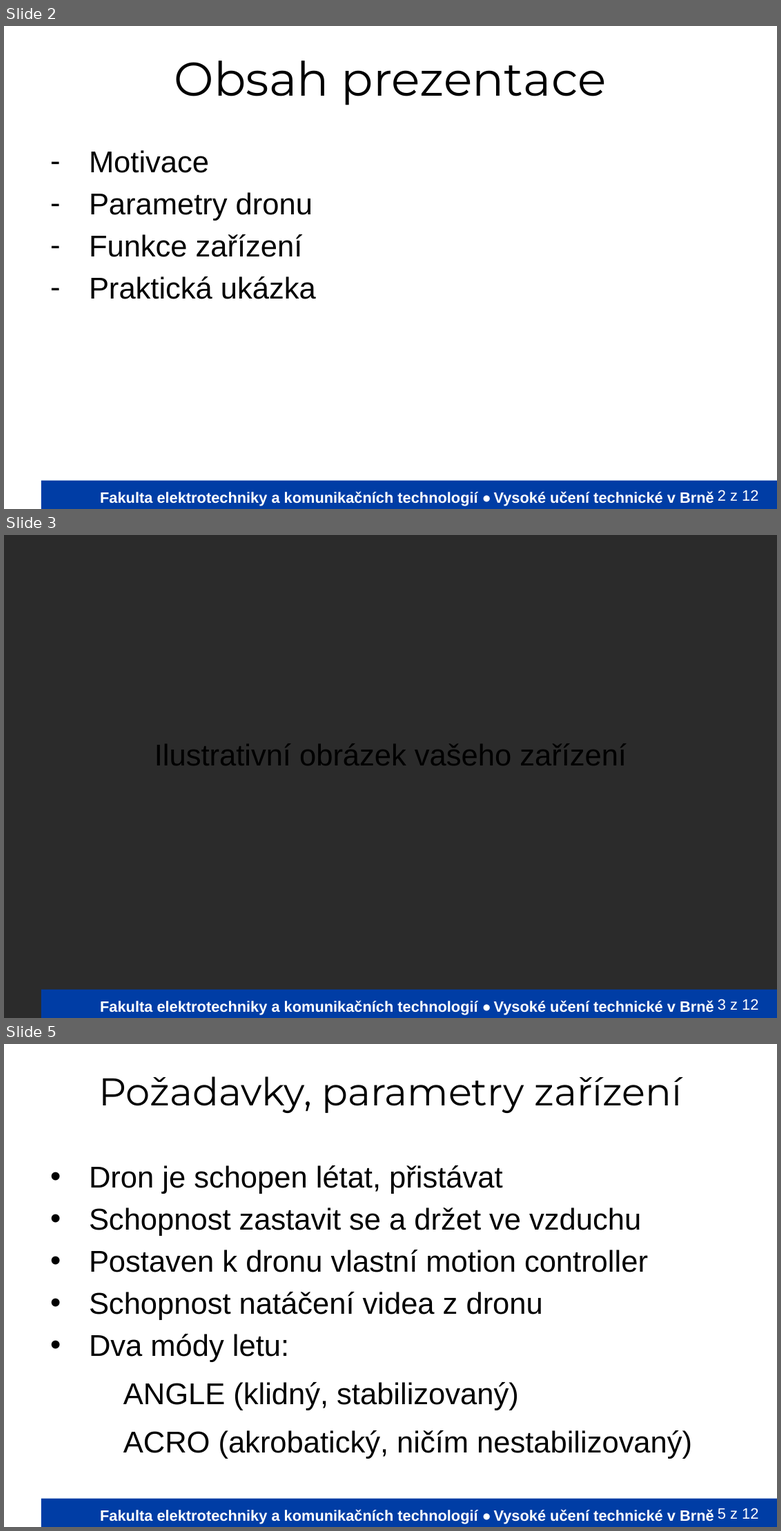
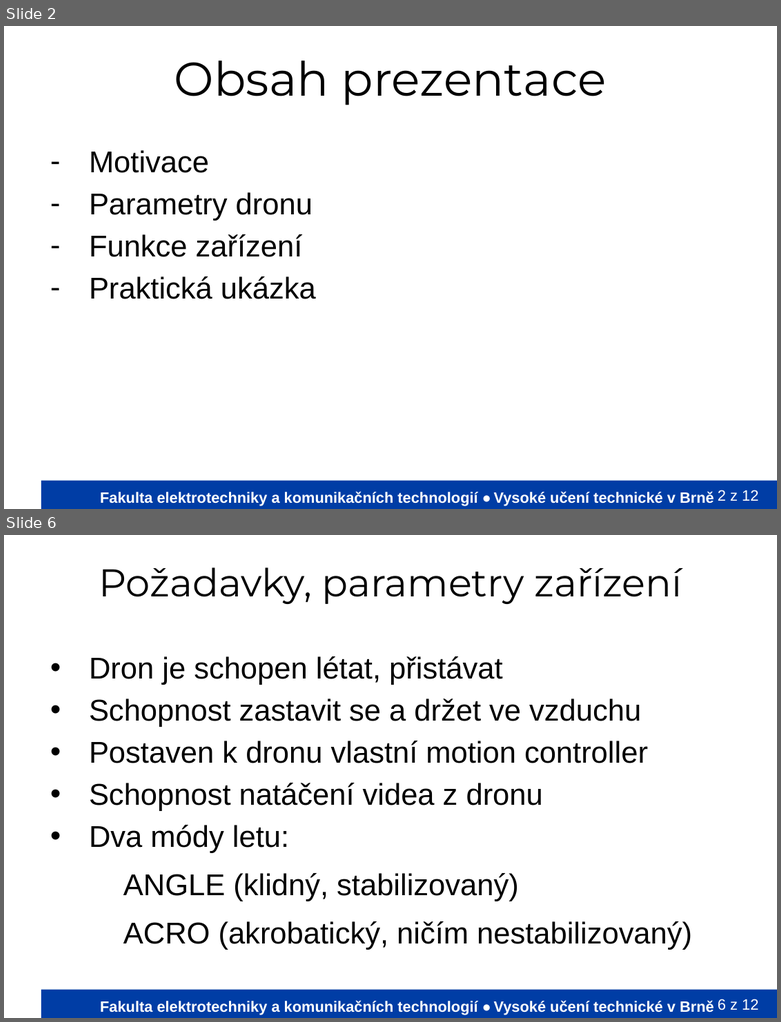
Before and after one commit to Mi-Tom/micro-controlers, a slide deck: PrezentaceVUT/VyvojovyDiagramVUT.odp. Shown one above the other, each under a label of ours: slides 2, 3 and 5 before the commit, slides 2 and 6 after it; the slides between them are not shown. The pictures are 781x1531 and 781x1022 pixels, drawn with LibreOffice and Linux fonts; fonts in the diff are those of the drawing; background and template pictures are left out; a plain dark background stands for a picture behind light text. Boxes give left, top, right and bottom in pixels: in the first picture for what was removed or moved away, otherwise in the second. Text is boxed around its words. In the diff, an @@ line names an element or a change of style, - is before the commit and + after.

```diff
--- a/PrezentaceVUT/VyvojovyDiagramVUT.odp
+++ b/PrezentaceVUT/VyvojovyDiagramVUT.odp
@@ slide 3 removed at (x1=4, y1=535, x2=777, y2=1018), background picture (left out); not listed: 3 template elements that a slide beside it also shows @@
@@ text removed at (x1=154, y1=743, x2=626, y2=765) @@
-Ilustrativní obrázek vašeho zařízení
@@ what was slide 5 is now slide 6 @@
@@ page number at (x1=717, y1=999, x2=758, y2=1010): text changed @@
-5 z 12
+6 z 12
```
Also in this commit, not shown: 2 slides changed, 5 slides added, 3 other slides removed.
